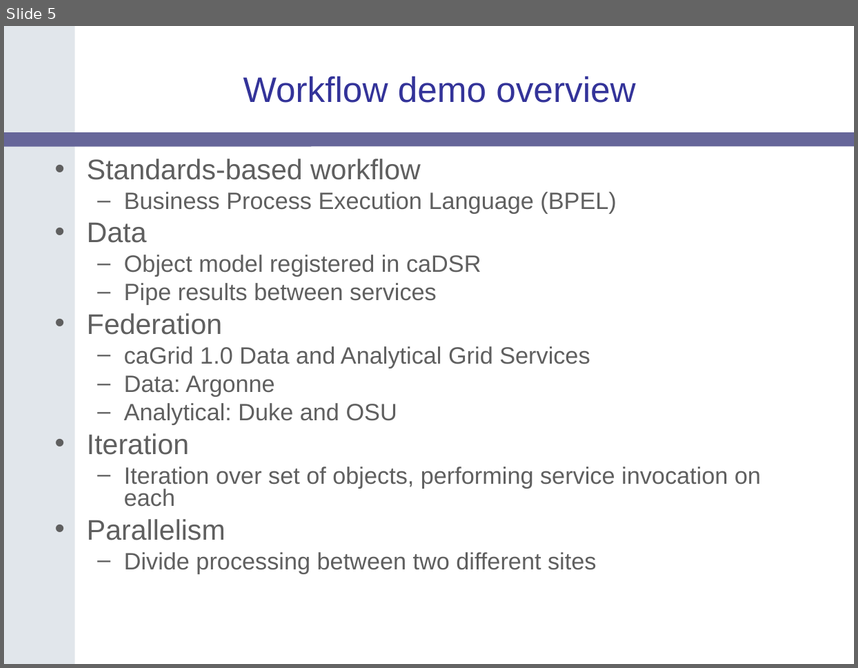
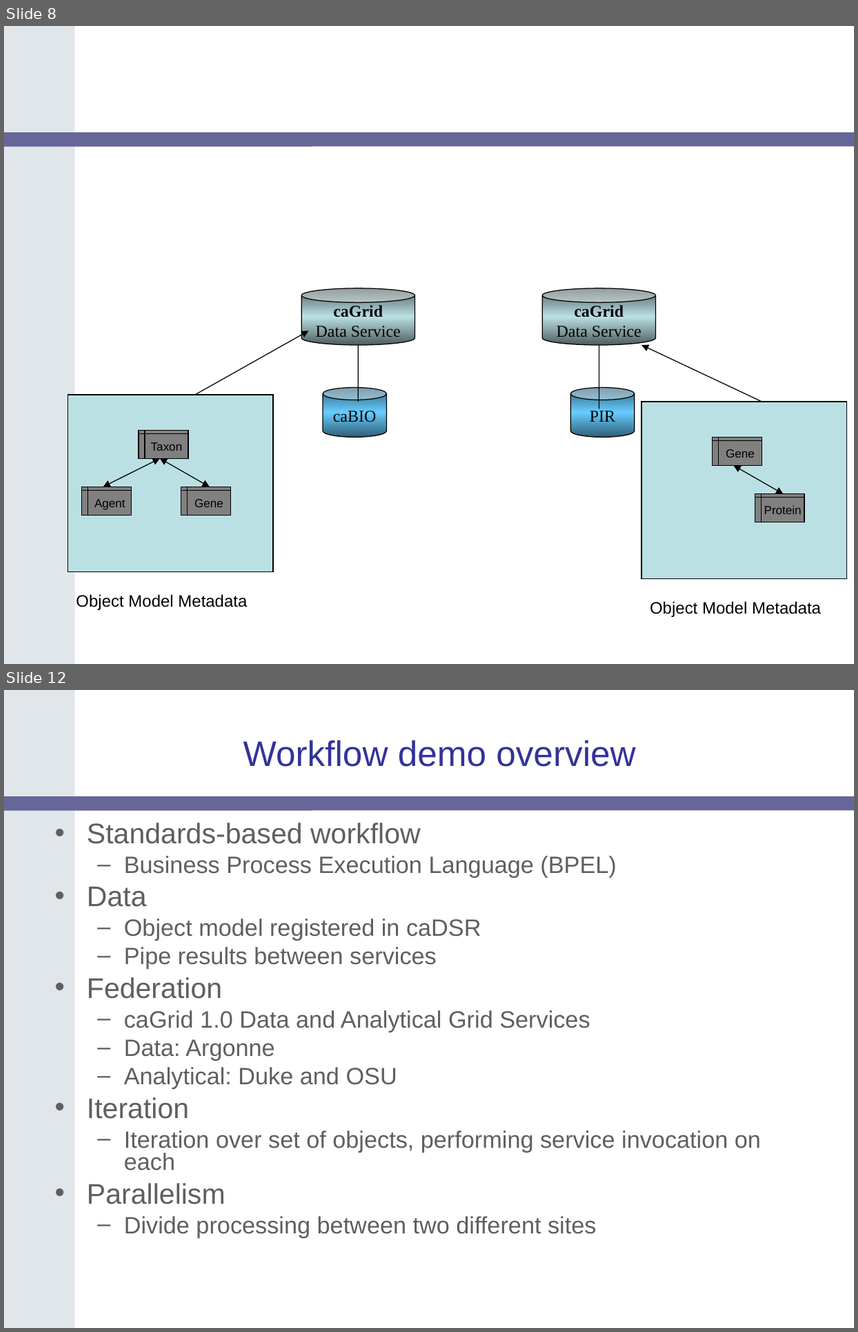
Before and after one commit to NCIP/cagrid-portal, a slide deck: cagrid-1-0/Documentation/presentations/200604_AnnualMeeting/caGrid-1.0-Demo.ppt. Shown one above the other, each under a label of ours: slide 5 before the commit, slides 8 and 12 after it; the slides between them are not shown. The pictures are 858x668 and 858x1332 pixels, drawn with LibreOffice and Linux fonts; fonts in the diff are those of the drawing; background and template pictures are left out. Boxes give left, top, right and bottom in pixels: in the first picture for what was removed or moved away, otherwise in the second. Text is boxed around its words. In the diff, an @@ line names an element or a change of style, - is before the commit and + after.

```diff
--- a/cagrid-1-0/Documentation/presentations/200604_AnnualMeeting/caGrid-1.0-Demo.ppt
+++ b/cagrid-1-0/Documentation/presentations/200604_AnnualMeeting/caGrid-1.0-Demo.ppt
@@ slide 8 added at <box>4,26,854,664</box>, background #FFFFFF; not listed: 2 template elements that a slide beside it also shows @@
@@ cylinder added at <box>301,288,415,345</box>, fill gradient #4E5E5F to #BBE0E3, outline #000000 0.74 pt, 14 pt, text #000000 @@
+caGrid
+Data Service
@@ cylinder added at <box>542,288,655,345</box>, fill gradient #4E5E5F to #BBE0E3, outline #000000 0.74 pt, 14 pt, text #000000 @@
+caGrid
+Data Service
@@ arrow added from (195, 394) to (308, 330), #000000 0.74 pt @@
@@ line added from (359, 345) to (359, 402), #000000 0.74 pt @@
@@ line added from (599, 345) to (599, 408), #000000 0.74 pt @@
@@ arrow added from (762, 402) to (642, 345), #000000 0.74 pt @@
@@ rectangle added at <box>67,394,274,571</box>, fill #BBE0E3, outline #000000 0.74 pt @@
@@ cylinder added at <box>323,388,386,437</box>, fill gradient #2F5E75 to #66CCFF, outline #000000 0.74 pt, 14 pt, text #000000 @@
+caBIO
@@ cylinder added at <box>571,388,635,437</box>, fill gradient #2F5E75 to #66CCFF, outline #000000 0.74 pt, 14 pt, text #000000 @@
+PIR
@@ rectangle added at <box>642,402,847,579</box>, fill #BBE0E3, outline #000000 0.74 pt @@
@@ flow chart internal storage added at <box>139,430,188,458</box>, fill #808080, outline #000000 0.74 pt, 10 pt, text #000000 @@
+Taxon
@@ flow chart internal storage added at <box>712,437,762,465</box>, fill #808080, outline #000000 0.74 pt, 10 pt, text #000000 @@
+Gene
@@ double arrow added from (159, 458) to (103, 487), #000000 0.74 pt @@
@@ double arrow added from (159, 458) to (210, 487), #000000 0.74 pt @@
@@ double arrow added from (733, 466) to (784, 494), #000000 0.74 pt @@
@@ flow chart internal storage added at <box>82,487,132,515</box>, fill #808080, outline #000000 0.74 pt, 10 pt, text #000000 @@
+Agent
@@ flow chart internal storage added at <box>181,487,230,515</box>, fill #808080, outline #000000 0.74 pt, 10 pt, text #000000 @@
+Gene
@@ flow chart internal storage added at <box>755,494,804,521</box>, fill #808080, outline #000000 0.74 pt, 10 pt, text #000000 @@
+Protein
@@ text added at <box>76,594,247,610</box>, 14 pt, text #000000 @@
+Object Model Metadata
@@ text added at <box>650,601,821,617</box>, 14 pt, text #000000 @@
+Object Model Metadata
@@ what was slide 5 is now slide 12 @@
```
Also in this commit, not shown: 2 slides changed, 7 other slides added, 1 slide removed.
